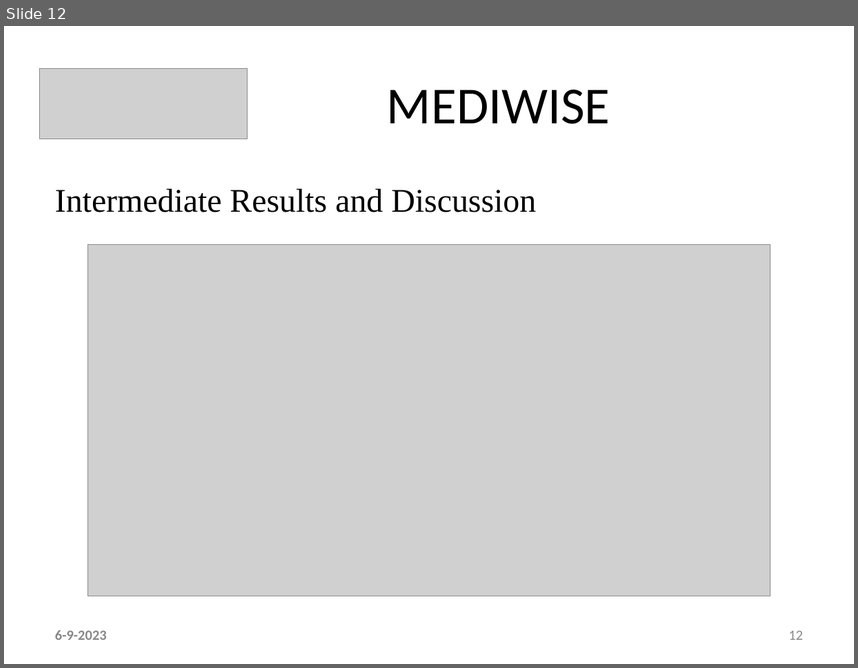
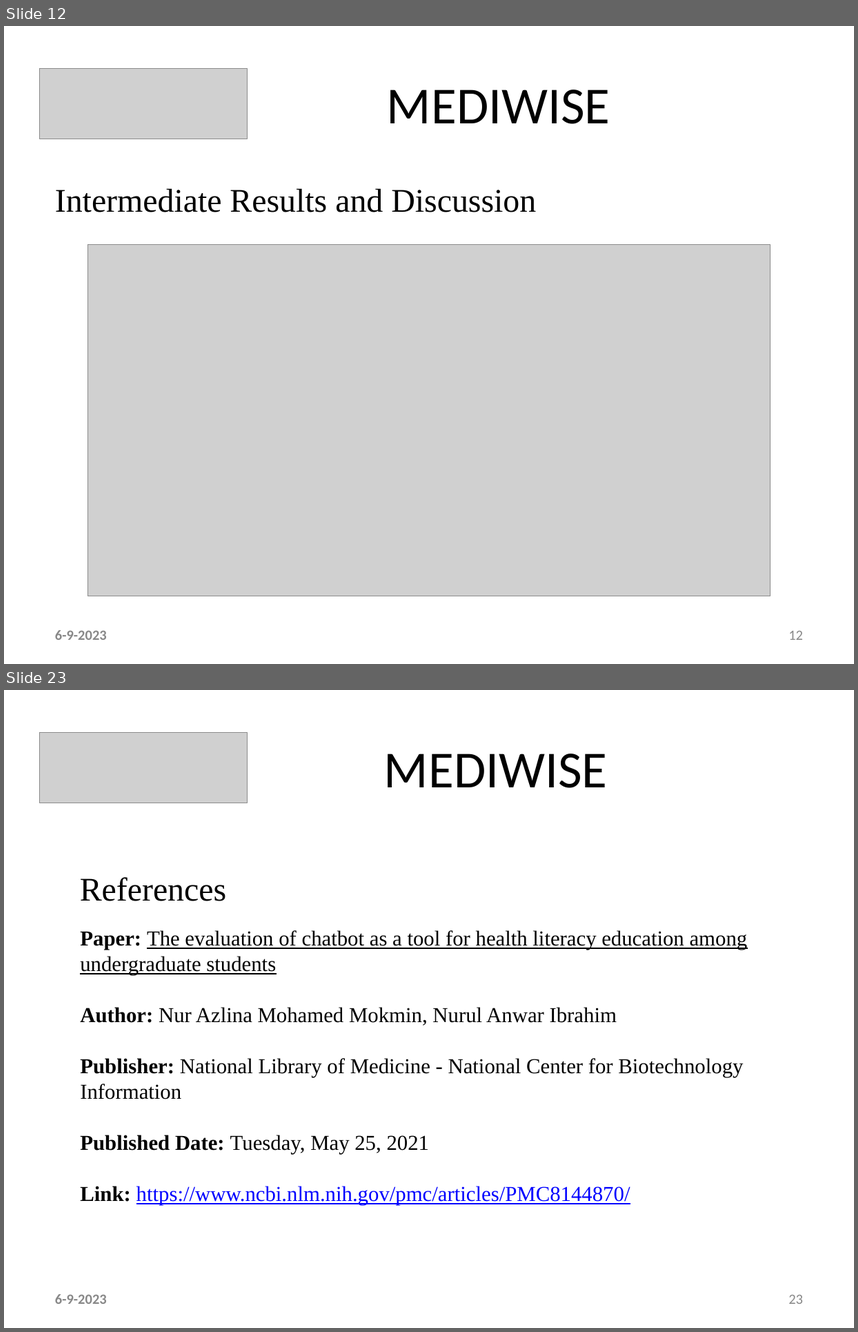
Before and after one commit to ani23-11/MediWise, a slide deck: ppt & references/Main - Ctech PPT Template.pptx. Shown one above the other, each under a label of ours: slide 12 before the commit, slides 12 and 23 after it; the slides between them are not shown. The pictures are 858x668 and 858x1332 pixels, drawn with LibreOffice and Linux fonts; fonts in the diff are those of the drawing; grey boxes stand for pictures. Boxes give left, top, right and bottom in pixels: in the first picture for what was removed or moved away, otherwise in the second. Text is boxed around its words. In the diff, an @@ line names an element or a change of style, - is before the commit and + after.

```diff
--- a/ppt & references/Main - Ctech PPT Template.pptx
+++ b/ppt & references/Main - Ctech PPT Template.pptx
@@ slide 23 added at bbox=[4, 690, 854, 1328], background #FFFFFF @@
@@ picture added at bbox=[40, 733, 248, 803] @@
@@ text added at bbox=[384, 753, 607, 788], 44 pt, text #000000 @@
+MEDIWISE
@@ text added at bbox=[80, 877, 226, 901], 28 pt, text #000000 @@
+  References
@@ text added at bbox=[80, 930, 748, 1205], 18 pt, text #000000 @@
+Paper: The evaluation of chatbot as a tool for health literacy education among undergraduate students
+Author: Nur Azlina Mohamed Mokmin, Nurul Anwar Ibrahim
+Publisher: National Library of Medicine - National Center for Biotechnology Information
+Published Date: Tuesday, May 25, 2021
+Link: https://www.ncbi.nlm.nih.gov/pmc/articles/PMC8144870/
@@ text added at bbox=[55, 1294, 107, 1303], 12 pt, text #888888, bold @@
+6-9-2023
@@ page number added at bbox=[789, 1294, 803, 1303], 12 pt, text #888888 @@
+23
```
Also in this commit, not shown: 4 slides changed, 21 other slides added, 2 slides removed, 2 other files.
